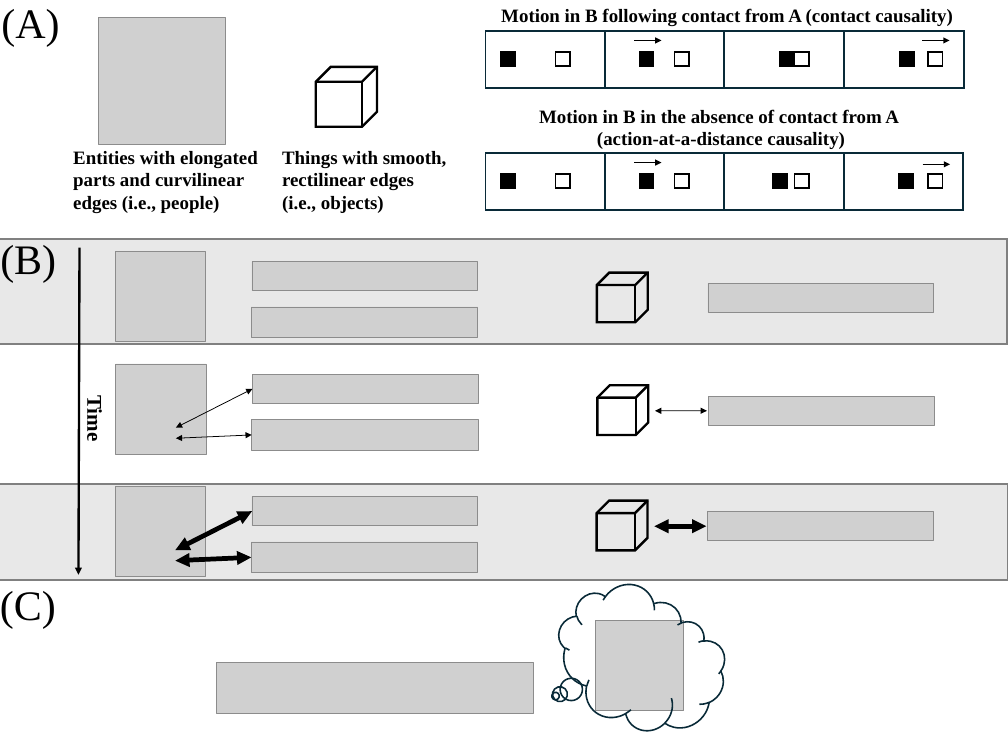
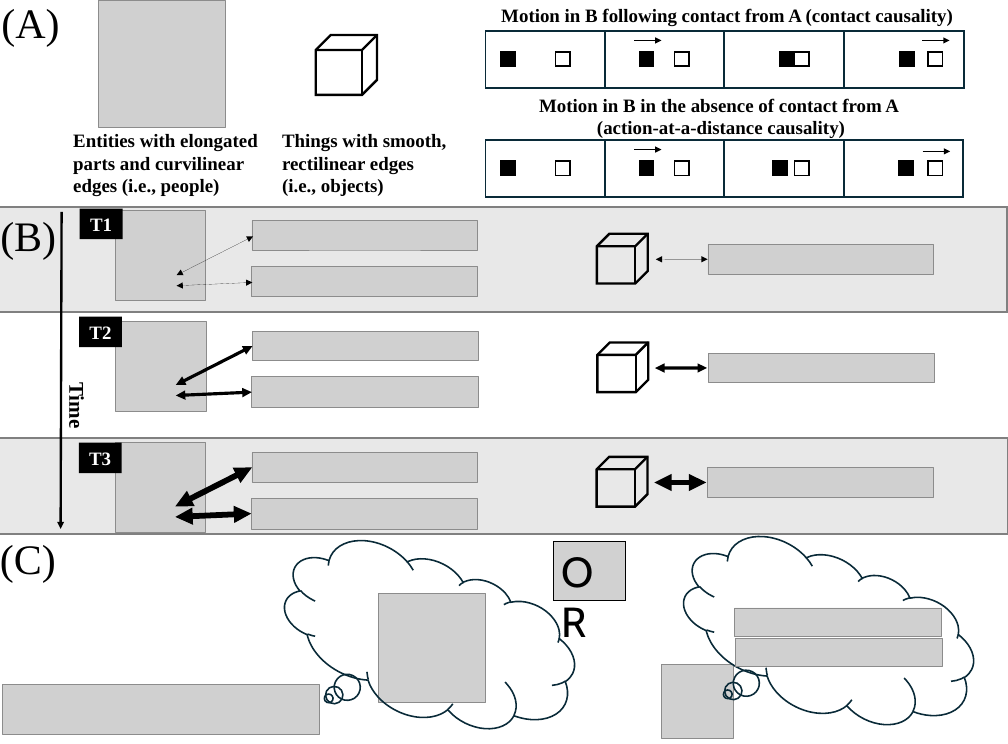
Before and after one commit to dtbenton/ResearchHandbookOnExperimentalDevelopmentalPsychology, a slide deck: slide 2 of mechanismAccountFig.pptx. Drawn at 1008x744 pixels with LibreOffice and Linux fonts; fonts in the diff are those of the drawing; grey boxes stand for pictures. Boxes give left, top, right and bottom in pixels: in the first picture for what was removed or moved away, otherwise in the second. Text is boxed around its words. In the diff, an @@ line names an element or a change of style, - is before the commit and + after.

```diff
--- a/mechanismAccountFig.pptx
+++ b/mechanismAccountFig.pptx
@@ 12 rectangles, 2 texts, 2 arrows, 1 picture: place and size @@
-12 rectangles, 2 texts, 2 arrows, 1 picture at (73, 17, 963, 213)
+12 rectangles, 2 texts, 2 arrows, 1 picture at (73, 1, 963, 197)
@@ cube: place and size @@
-cube at (316, 67, 377, 126)
+cube at (316, 35, 377, 95)
@@ text "Motion in B in the ...": place and size @@
-text "Motion in B in the ..." at (539, 109, 899, 149)
+text "Motion in B in the ..." at (539, 98, 899, 138)
@@ text "(B)": place and size @@
-text "(B)" at (0, 245, 56, 282)
+text "(B)" at (0, 222, 56, 260)
@@ rectangle: place and size @@
-rectangle at (0, 239, 1007, 344)
+rectangle at (0, 207, 1007, 312)
@@ rectangle added at (79, 209, 123, 239), fill #000000, 18 pt, text #FFFFFF, bold @@
+T1
@@ arrow moved from (79, 248) - (79, 575) to (62, 212) - (60, 529) @@
@@ 4 pictures, 1 cube: place and size @@
-4 pictures, 1 cube at (116, 251, 934, 341)
+4 pictures, 1 cube at (116, 210, 934, 300)
@@ double arrow added from (177, 275) to (253, 237), #000000 0 pt @@
@@ double arrow added from (656, 259) to (708, 259), #000000 0 pt @@
@@ double arrow added from (177, 286) to (253, 283), #000000 0 pt @@
@@ rectangle added at (79, 317, 123, 347), fill #000000, 18 pt, text #FFFFFF, bold @@
+T2
@@ double arrow (176, 385) - (253, 346): stroke #000000 0.75 pt to #000000 3 pt @@
@@ text "Time": place and size @@
-text "Time" at (83, 399, 106, 440)
+text "Time" at (65, 386, 88, 427)
@@ double arrow (656, 368) - (707, 368): stroke #000000 0.75 pt to #000000 3 pt @@
@@ double arrow (176, 395) - (252, 392): stroke #000000 0.75 pt to #000000 3 pt @@
@@ rectangle added at (79, 443, 122, 473), fill #000000, 18 pt, text #FFFFFF, bold @@
+T3
@@ 8 pictures, 6 double arrows, 2 cubes, 1 text, 1 rectangle: place and size @@
-8 pictures, 6 double arrows, 2 cubes, 1 text, 1 rectangle at (0, 364, 1008, 628)
+8 pictures, 6 double arrows, 2 cubes, 1 text, 1 rectangle at (0, 321, 1008, 582)
@@ double arrow (175, 507) - (252, 467): stroke #000000 4.5 pt to #000000 5.5 pt @@
@@ thought cloud added at (258, 501, 599, 744), outline #092A39 1.5 pt @@
@@ double arrow (655, 482) - (706, 482): stroke #000000 4.5 pt to #000000 5.5 pt @@
@@ thought cloud at (658, 498, 998, 744): rotation 44 to 26 degrees @@
@@ double arrow (175, 517) - (251, 513): stroke #000000 4.5 pt to #000000 5.5 pt @@
@@ rectangle added at (554, 542, 626, 600), fill #D1D1D1, outline #000000 0.75 pt, 40 pt, text #000000 @@
+OR
@@ picture: place and size @@
-picture at (596, 621, 684, 712)
+picture at (379, 594, 485, 703)
@@ picture added at (735, 608, 942, 636) @@
@@ picture added at (736, 638, 942, 666) @@
@@ picture: place and size @@
-picture at (216, 662, 533, 713)
+picture at (2, 684, 319, 735)
@@ picture added at (662, 665, 734, 739) @@
```
Also in this commit, not shown: 16 other files.
